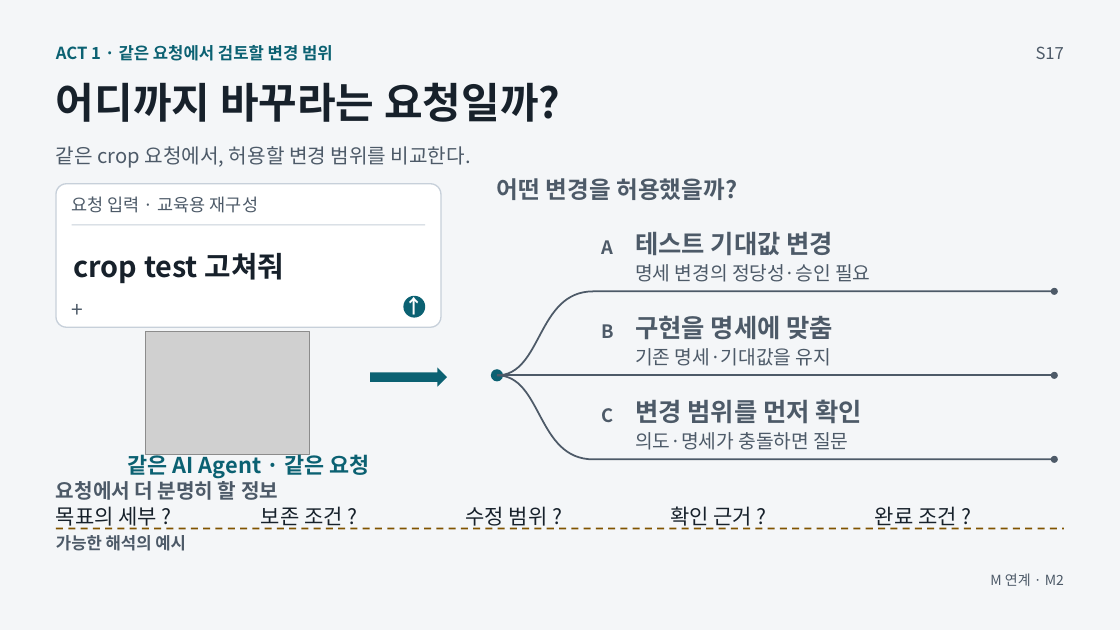
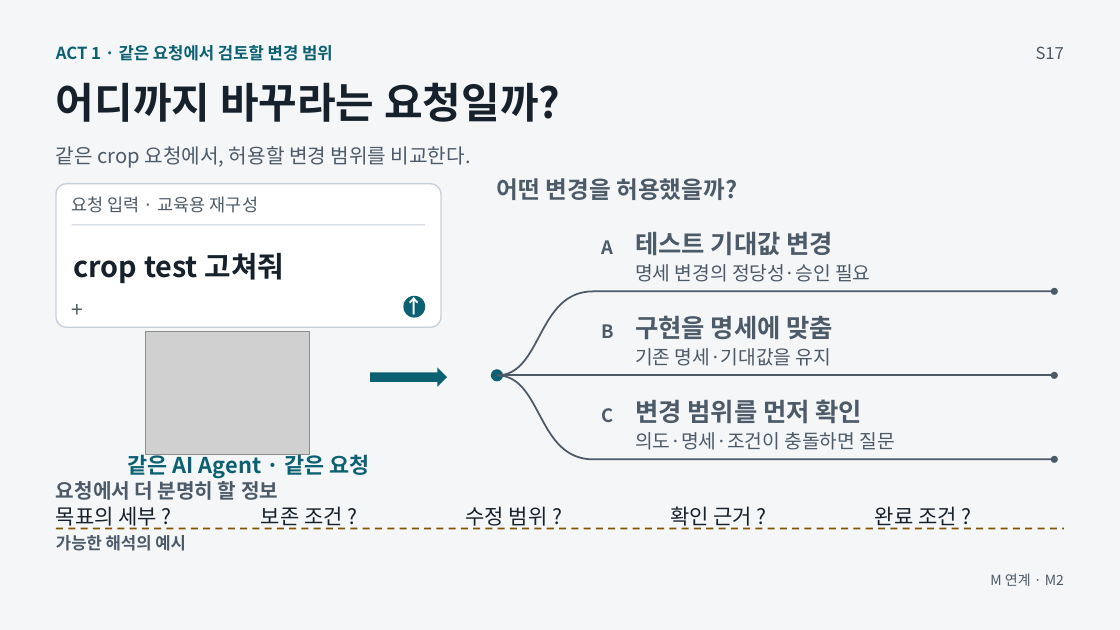
Before and after one commit to GideokKim/ai-dev-training, a slide deck: slide 3 of production/ACT_1.pptx. Drawn at 1120x630 pixels with LibreOffice and Linux fonts; fonts in the diff are those of the drawing; grey boxes stand for pictures. Boxes give left, top, right and bottom in pixels: in the first picture for what was removed or moved away, otherwise in the second. Text is boxed around its words. In the diff, an @@ line names an element or a change of style, - is before the commit and + after.

```diff
--- a/production/ACT_1.pptx
+++ b/production/ACT_1.pptx
@@ text at (635, 432, 894, 450): text changed @@
-의도·명세가 충돌하면 질문
+의도·명세·조건이 충돌하면 질문
```
Also in this commit, not shown: 14 other files.
